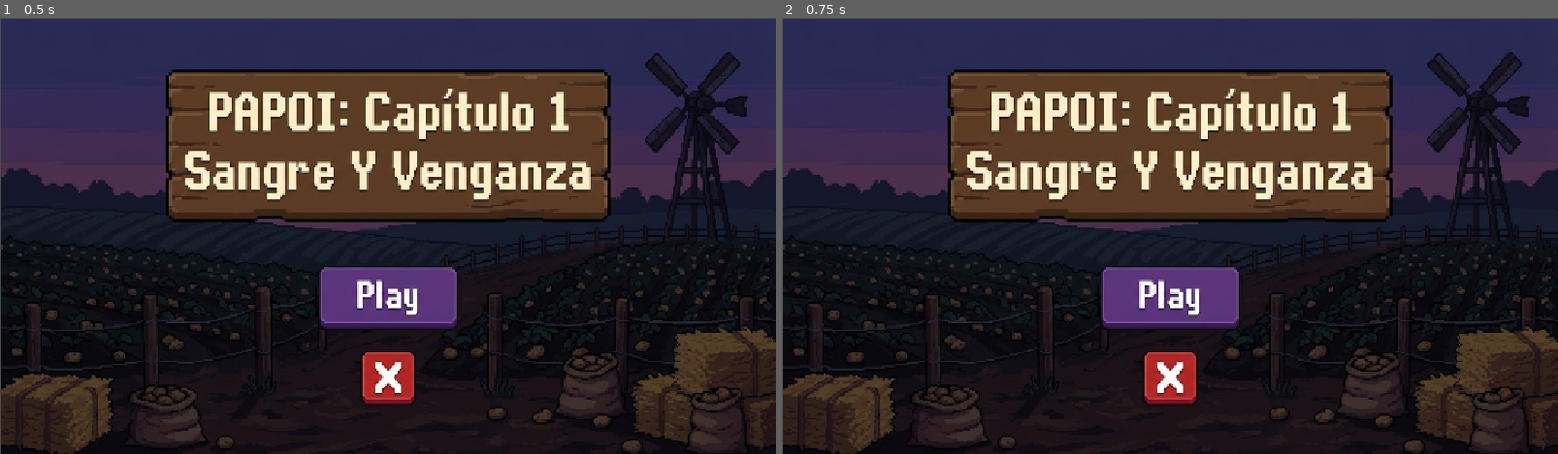
Above: before the commit, frames 1-2 (left to right).
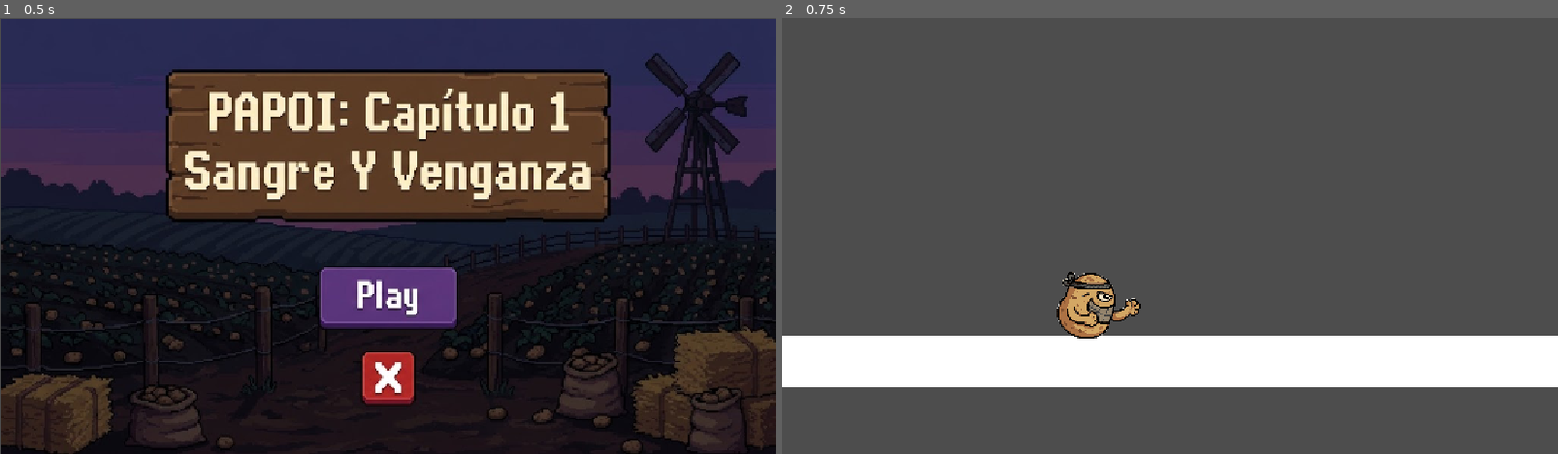
Above: after the commit, the same moments.

Repository: Foxs3s/gamehub---papa-caliente
Game: Godot game, scene res://scenes/menu.tscn
The game is run twice, just before and just after one commit, with the same random seed, the same clock (stepped at 60 frames per second) and the same inputs. Before the commit the project has no main scene; this scene is started directly in both runs.
Inputs (mouse positions are in pixels of both pictures, inside the frame that each line leads up to):
- Up to frame 1 (0.5 s): no input
- Up to frame 2 (0.75 s): click (1170, 297) at 0.5 s

Frame 1 is identical in both runs. In frame 2, 99% of the frame differs, in the area x 0-100%, y 0-100%.

Commit message:
Fix and feat: se arreglaron errores de sintaxis y se agrego la funcionalidad para utilizar el menu

Diff:
--- a/logica/personajes/jugador/jugador.gd
+++ b/logica/personajes/jugador/jugador.gd
@@ -1,29 +1,3 @@
-extends CharacterBody2D
-
-
-const SPEED = 300.0
-const JUMP_VELOCITY = -400.0
-
-
-func _physics_process(delta: float) -> void:
-	# Add the gravity.
-	if not is_on_floor():
-		velocity += get_gravity() * delta
-
-	# Handle jump.
-	if Input.is_action_just_pressed("ui_accept") and is_on_floor():
-		velocity.y = JUMP_VELOCITY
-
-	# Get the input direction and handle the movement/deceleration.
-	# As good practice, you should replace UI actions with custom gameplay actions.
-	var direction := Input.get_axis("ui_left", "ui_right")
-	if direction:
-		velocity.x = direction * SPEED
-	else:
-		velocity.x = move_toward(velocity.x, 0, SPEED)
-
-	move_and_slide()
-
 extends CharacterBody2D
 
 @export var velocityN: float = 250.0
@@ -32,15 +6,16 @@
 
 var isAttacking: bool = false
 
-func_ready() -> void:
+
+func _ready() -> void:
 	animated_sprite.animation_finished.connect(_on_animation_finished)
 
 
-func_physics_process(delta: float) -> void:
+func _physics_process(_delta: float) -> void:
 	if isAttacking:
 		return
 
-	var direction = Vector2.ZERO
+	var direction := Vector2.ZERO
 
 	if Input.is_key_pressed(KEY_W):
 		direction.y -= 1.0
@@ -58,24 +33,36 @@
 	move_and_slide()
 
 	if direction != Vector2.ZERO:
-		animated_sprite.play("walk")
+		_play_animation(&"walk") #A syntax issue that prevented the code from working properly has been fixed
 
 		if direction.x < 0:
 			animated_sprite.flip_h = true
 		elif direction.x > 0:
 			animated_sprite.flip_h = false
 	else:
-			animated_sprite.play("stay")
+		_play_animation(&"stay")
 
 	if Input.is_key_pressed(KEY_F):
 		start_punch()
 
+
 func start_punch() -> void:
+	if not animated_sprite.sprite_frames.has_animation(&"punch"):
+		return
+
 	isAttacking = true
 	velocity = Vector2.ZERO
 
-	animated_sprite.play("punch")
+	animated_sprite.play(&"punch")
+
 
 func _on_animation_finished() -> void:
-	if animated_sprite.animation == "punch"
+	if animated_sprite.animation == &"punch":
 		isAttacking = false
+
+
+func _play_animation(animation_name: StringName) -> void:
+	if animated_sprite.sprite_frames.has_animation(animation_name):
+		animated_sprite.play(animation_name)
+	elif animated_sprite.sprite_frames.has_animation(&"default"):
+		animated_sprite.play(&"default")
--- a/project.godot
+++ b/project.godot
@@ -13,6 +13,7 @@
 config/name="GAMEHUB - Papa caliente"
 config/features=PackedStringArray("4.7", "Forward Plus")
 config/icon="res://icon.svg"
+run/main_scene="res://scenes/menu.tscn"
 
 [display]
 
--- a/scenes/menu.gd
+++ b/scenes/menu.gd
@@ -0,0 +1,21 @@
+extends Control
+
+const GAME_SCENE_PATH: String = "res://logica/mapa_1.tscn"
+
+@onready var play_button: Button = $JUGAR
+@onready var exit_button: Button = $SALIR
+
+
+func _ready() -> void:
+	play_button.pressed.connect(_on_play_pressed)
+	exit_button.pressed.connect(_on_exit_pressed)
+
+
+func _on_play_pressed() -> void:
+	var error: Error = get_tree().change_scene_to_file(GAME_SCENE_PATH)
+	if error != OK:
+		push_error("No se pudo cargar la escena del juego: %s (Error: %s)" % [GAME_SCENE_PATH, error])
+
+
+func _on_exit_pressed() -> void:
+	get_tree().quit()
Not shown, added: AI_TRACE.md
